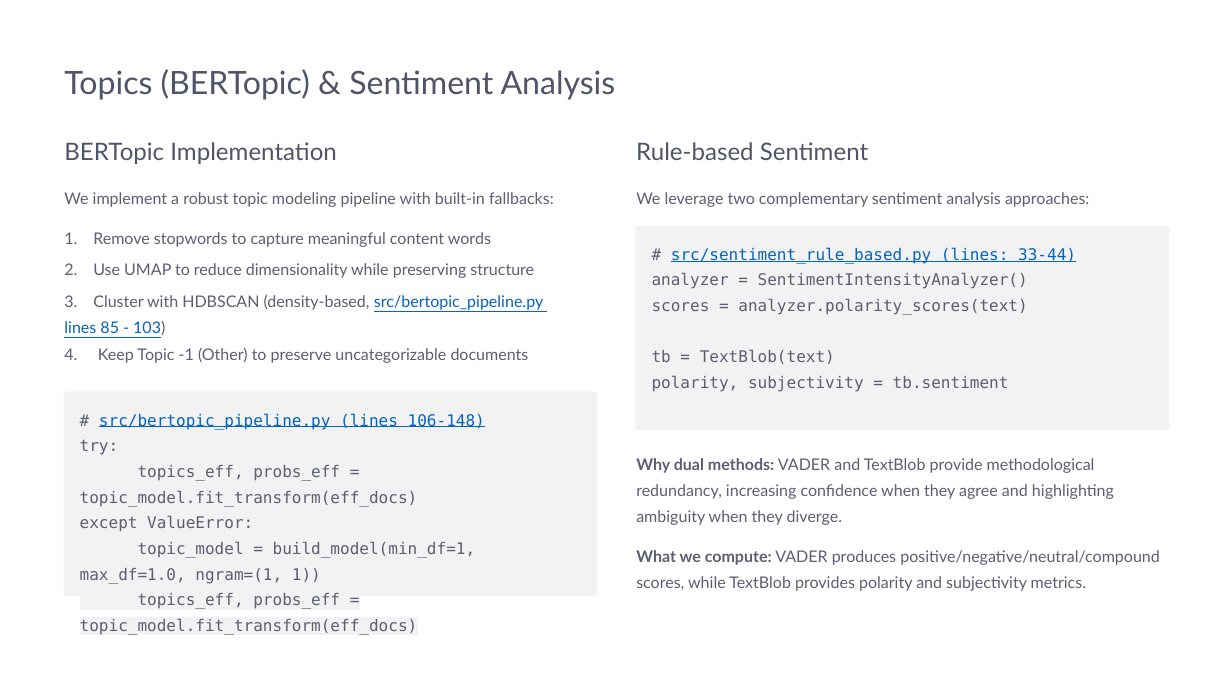
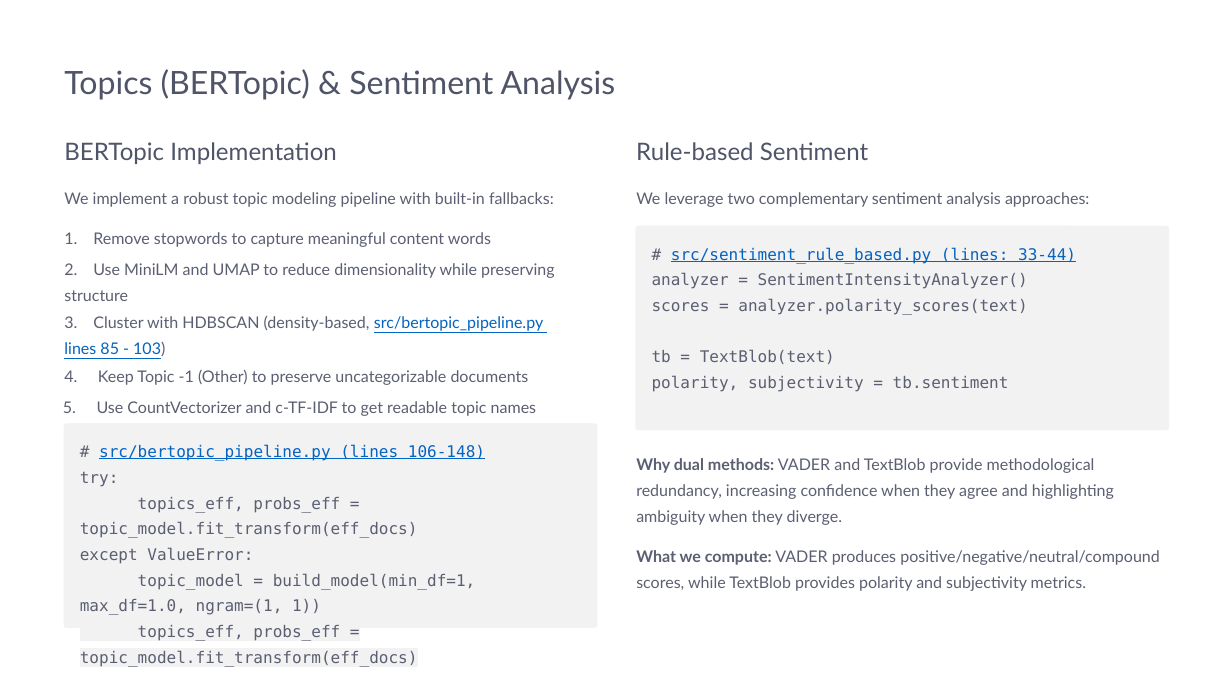
Before and after one commit to akrav/AI_Chat_Conversation_Analysis_Take_Home_Interview, a slide deck: slide 7 of AI-Conversation-Analytics-Technical-Deep-Dive.pptx. Drawn at 1232x693 pixels with LibreOffice and Linux fonts; fonts in the diff are those of the drawing; background and template pictures are left out. Boxes give left, top, right and bottom in pixels: in the first picture for what was removed or moved away, otherwise in the second. Text is boxed around its words. In the diff, an @@ line names an element or a change of style, - is before the commit and + after.

Commit message:
Update Powerpoint

```diff
--- a/AI-Conversation-Analytics-Technical-Deep-Dive.pptx
+++ b/AI-Conversation-Analytics-Technical-Deep-Dive.pptx
@@ text at [93, 263, 555, 278]: text changed @@
-2. Use UMAP to reduce dimensionality while preserving structure
+2. Use MiniLM and UMAP to reduce dimensionality while preserving
+structure
@@ text "Cluster with HDBSCAN (density-based, src/bertopic_pipeline.p ...": place and size @@
-text "Cluster with HDBSCAN (density-based, src/bertopic_pipeline.p ..." at [64, 295, 543, 335]
+text "Cluster with HDBSCAN (density-based, src/bertopic_pipeline.p ..." at [64, 316, 543, 356]
@@ text "4. Keep Topic -1 (Other) ...": place and size @@
-text "4. Keep Topic -1 (Other) ..." at [64, 348, 529, 363]
+text "4. Keep Topic -1 (Other) ..." at [64, 370, 529, 385]
@@ text added at [63, 401, 536, 416], 15 pt, text #5B5F71 @@
+5. Use CountVectorizer and c-TF-IDF to get readable topic names
@@ rounded rectangle: place and size @@
-rounded rectangle at [64, 392, 598, 597]
+rounded rectangle at [64, 424, 598, 628]
@@ rounded rectangle: place and size @@
-rounded rectangle at [65, 392, 597, 597]
+rounded rectangle at [65, 424, 597, 628]
@@ text "# src/bertopic_pipeline.py (lines 106-148)": place and size @@
-text "# src/bertopic_pipeline.py (lines 106-148)" at [80, 413, 485, 635]
+text "# src/bertopic_pipeline.py (lines 106-148)" at [80, 444, 485, 667]
```
Also in this commit, not shown: 1 other slide changed, 1 other file.
